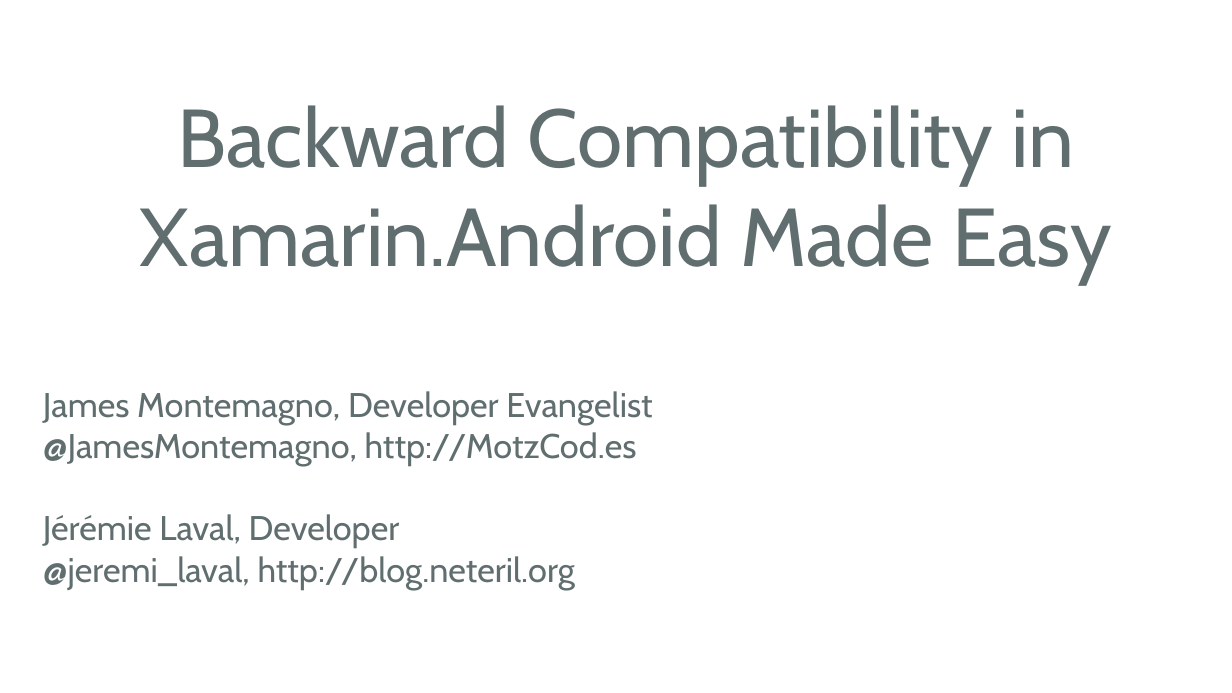
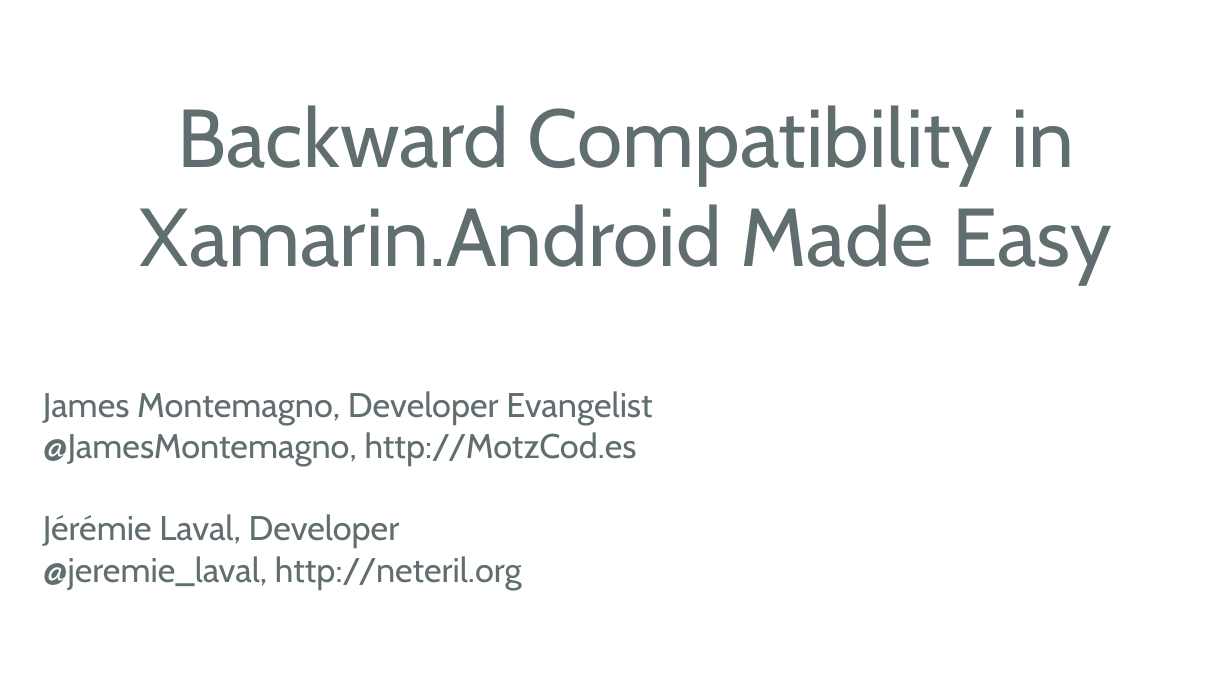
Before and after one commit to jamesmontemagno/Xamarin.Android-AppCompat, a slide deck: slide 1 of AndroidAppCompat.ppt. Drawn at 1232x693 pixels with LibreOffice and Linux fonts; fonts in the diff are those of the drawing; background and template pictures are left out. Boxes give left, top, right and bottom in pixels: in the first picture for what was removed or moved away, otherwise in the second. Text is boxed around its words. In the diff, an @@ line names an element or a change of style, - is before the commit and + after.

```diff
--- a/AndroidAppCompat.ppt
+++ b/AndroidAppCompat.ppt
@@ text at (x1=43, y1=556, x2=522, y2=590): text changed @@
-@jeremi_laval, http://blog.neteril.org
+@jeremie_laval, http://neteril.org
```
Also in this commit, not shown: 2 other slides changed.
